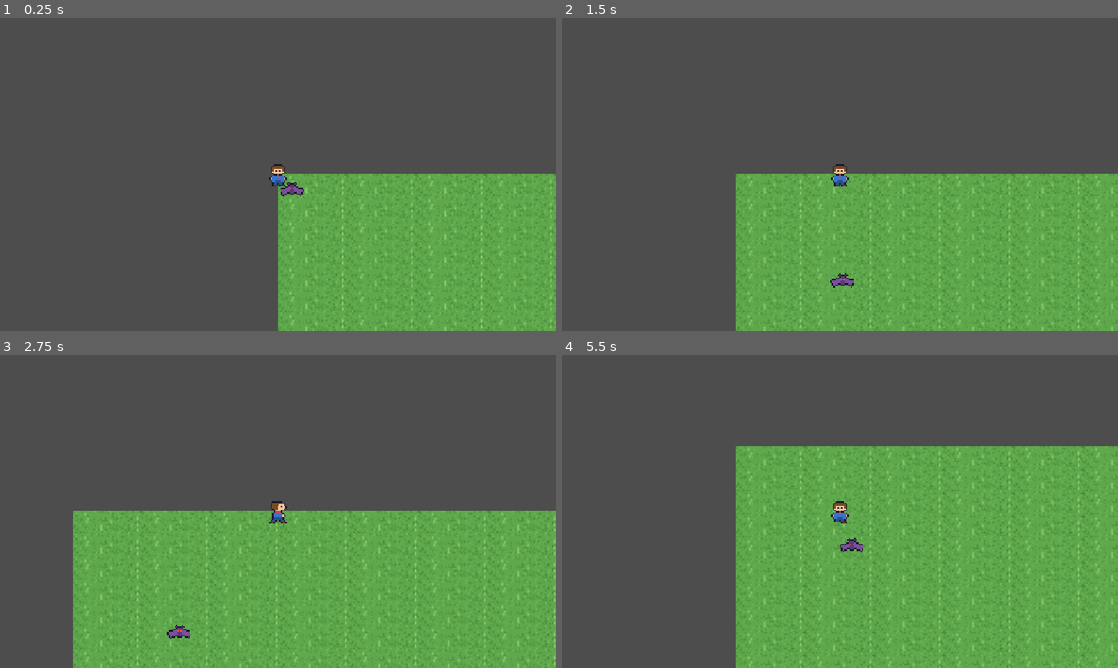
Above: before the commit, frames 1-4 (two rows, left to right).
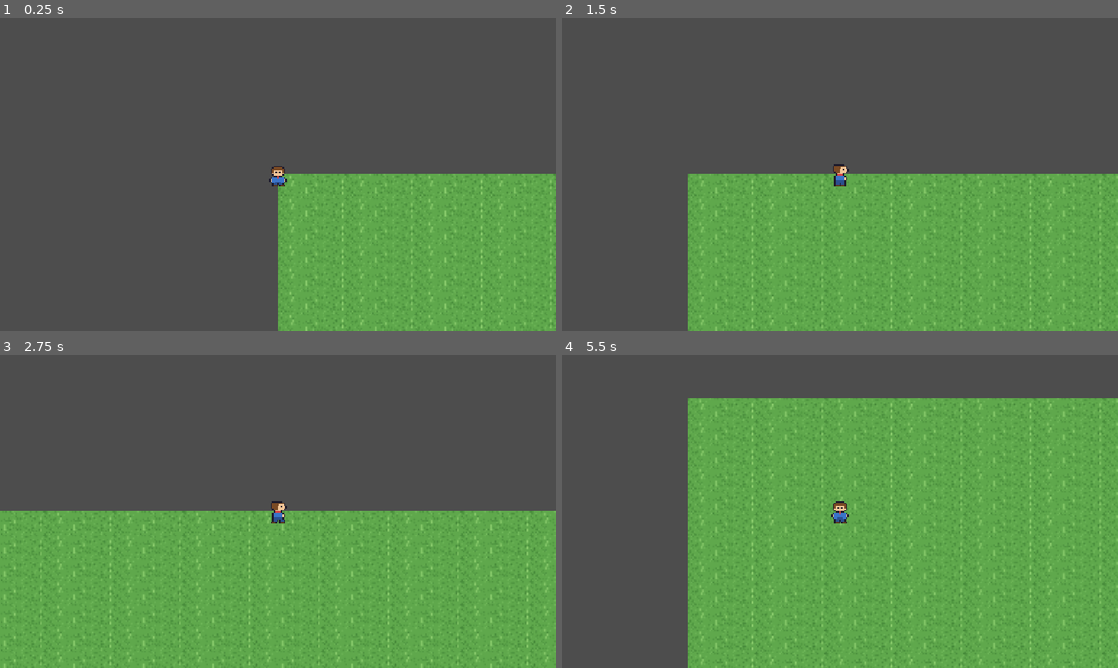
Above: after the commit, the same moments.

Repository: DarkinGhidora/Proyecto-coop
Game: Godot game, scene res://escenas/mundo.tscn
The game is run twice, just before and just after one commit, with the same random seed, the same clock (stepped at 60 frames per second) and the same inputs.
Inputs (mouse positions are in pixels of both pictures, inside the frame that each line leads up to):
- Up to frame 1 (0.25 s): no input
- Up to frame 2 (1.5 s): move the mouse to (962, 158) at 0.52 s; hold D (derecha) 0.53-1.25 s; tap Shift (impulso, bound only after the commit) at 0.6 s; click (962, 158) at 0.67 s; drag from (728, 190) to (828, 255) at 1.27 s
- Up to frame 3 (2.75 s): move the mouse to (333, 442) at 2.02 s; hold D (derecha) from 2.03 s (still down); tap Shift (impulso, bound only after the commit) at 2.1 s; click (333, 442) at 2.17 s
- Up to frame 4 (5.5 s): release D (derecha) at 2.75 s; drag from (812, 574) to (673, 464) at 2.77 s; move the mouse to (1006, 558) at 3.52 s; hold A (izquierda) 3.53-4.25 s; tap Shift (impulso, bound only after the commit) at 3.6, 5.1 s; click (1006, 558) at 3.67 s; drag from (673, 464) to (828, 592) at 4.27 s; move the mouse to (867, 511) at 5.02 s; hold S (abajo) from 5.03 s (still down); click (867, 511) at 5.17 s

The runs differ from the first frame. In frame 1, 0.2% of the frame differs, in the area x 48-55%, y 46-57%; in frame 2, 6.8%; in frame 3, 9.6%; in frame 4, 21%, in the area x 22-100%, y 13-100%.

Commit message:
Movimiento y ataques

Diff:
--- /dev/null
+++ b/Scripts/main.gd
@@ -0,0 +1,13 @@
+extends Node
+
+func _ready() -> void:
+	# Capturar el mouse dentro de la ventana del juego
+	Input.set_mouse_mode(Input.MOUSE_MODE_CAPTURED)
+
+	# Activar pantalla completa
+	get_window().mode = Window.MODE_FULLSCREEN
+
+	# Configurar el escalado de la vista
+	var viewport := get_viewport()
+	viewport.content_scale_mode = Window.CONTENT_SCALE_MODE_CANVAS_ITEMS
+	viewport.content_scale_aspect = Window.CONTENT_SCALE_ASPECT_IGNORE
--- a/Scripts/player1.gd
+++ b/Scripts/player1.gd
@@ -1,27 +1,93 @@
+
 extends CharacterBody2D
 
+const velocidad = 100.0
+const fuerza_impulso = 300.0
+const duracion_impulso = 0.15
 
-const velocidad = 100
 @onready var player = $".."
 @onready var animacion = $AnimatedSprite2D
 
+var direccion_mirada: Vector2 = Vector2.DOWN
+var impulsando: bool = false
+var tiempo_impulso: float = 0.0
+var direccion_impulso: Vector2 = Vector2.ZERO
 
-func _physics_process(_delta):
+
+func _physics_process(delta: float) -> void:
+	# Detectar la tecla del impulso
+	if Input.is_action_just_pressed("impulso") and not impulsando:
+		_iniciar_impulso()
+
+	# Ejecutar el impulso
+	if impulsando:
+		tiempo_impulso -= delta
+		player.position += direccion_impulso * fuerza_impulso * delta
+
+		if tiempo_impulso <= 0.0:
+			impulsando = false
+			_reproducir_animacion_quieto()
+
+		return
+
+	# Movimiento normal
 	if Input.is_action_pressed("izquierda"):
-		player.position.x -= _delta * velocidad
+		player.position.x -= delta * velocidad
+		direccion_mirada = Vector2.LEFT
 		animacion.play("izquierda")
+
 	elif Input.is_action_pressed("derecha"):
-		player.position.x += _delta * velocidad
+		player.position.x += delta * velocidad
+		direccion_mirada = Vector2.RIGHT
 		animacion.play("derecha")
+
 	elif Input.is_action_pressed("arriba"):
-		player.position.y -= _delta * velocidad
+		player.position.y -= delta * velocidad
+		direccion_mirada = Vector2.UP
 		animacion.play("arriba")
+
 	elif Input.is_action_pressed("abajo"):
-		player.position.y += _delta * velocidad
+		player.position.y += delta * velocidad
+		direccion_mirada = Vector2.DOWN
 		animacion.play("abajo")
+
 	else:
-		animacion.stop()
-		animacion.play("quieto_frente")
-		pass
+		# Si no se presiona ninguna dirección,
+		# mantener la animación de quieto correspondiente.
+		_reproducir_animacion_quieto()
 
 	move_and_slide()
+
+
+func _reproducir_animacion_quieto() -> void:
+	if direccion_mirada == Vector2.LEFT:
+		animacion.play("quieto_izquierda")
+
+	elif direccion_mirada == Vector2.RIGHT:
+		animacion.play("quieto_derecha")
+
+	elif direccion_mirada == Vector2.UP:
+		animacion.play("quieto_espalda")
+
+	else:
+		animacion.play("quieto_frente")
+
+
+func _iniciar_impulso() -> void:
+	# Priorizar la dirección que se está presionando.
+	var direccion := Vector2.ZERO
+
+	if Input.is_action_pressed("izquierda"):
+		direccion = Vector2.LEFT
+	elif Input.is_action_pressed("derecha"):
+		direccion = Vector2.RIGHT
+	elif Input.is_action_pressed("arriba"):
+		direccion = Vector2.UP
+	elif Input.is_action_pressed("abajo"):
+		direccion = Vector2.DOWN
+	else:
+		direccion = direccion_mirada
+
+	direccion_impulso = direccion.normalized()
+	tiempo_impulso = duracion_impulso
+	impulsando = true
--- a/escenas/mundo.tscn
+++ b/escenas/mundo.tscn
@@ -1,6 +1,7 @@
 [gd_scene format=4 uid="uid://c3ev30c3te53g"]
 
 [ext_resource type="Texture2D" uid="uid://ewg12sgvotm" path="res://tileassets/tileassets.png" id="1_cdbbl"]
+[ext_resource type="Script" uid="uid://no88cr4wybbk" path="res://Scripts/main.gd" id="1_v12yk"]
 [ext_resource type="PackedScene" uid="uid://bmk2bk6dwubsi" path="res://escenas/player_1.tscn" id="2_6wjgb"]
 [ext_resource type="PackedScene" uid="uid://bqrjy8pene4v3" path="res://escenas/murcielagos.tscn" id="3_glrvs"]
 
@@ -247,6 +248,7 @@
 sources/0 = SubResource("TileSetAtlasSource_6wjgb")
 
 [node name="Mundo" type="Node2D" unique_id=458750883]
+script = ExtResource("1_v12yk")
 
 [node name="Suelo" type="TileMapLayer" parent="." unique_id=1720125288]
 tile_map_data = PackedByteArray("AAAAAAAAAAAAAAAAAAABAAAAAAABAAAAAAACAAAAAAACAAAAAAAAAAEAAAAAAAAAAAABAAEAAAABAAAAAAACAA …(47152 unchanged characters)…
@@ -255,4 +257,4 @@
 [node name="player1" parent="." unique_id=1950890555 instance=ExtResource("2_6wjgb")]
 
 [node name="Murcielagos" parent="." unique_id=812348023 instance=ExtResource("3_glrvs")]
-position = Vector2(63, 56)
+position = Vector2(499, 316)
--- a/escenas/player_1.tscn
+++ b/escenas/player_1.tscn
@@ -268,7 +268,7 @@
 [node name="AnimatedSprite2D" type="AnimatedSprite2D" parent="CharacterBody2D" unique_id=1327313456]
 texture_filter = 1
 sprite_frames = SubResource("SpriteFrames_bhunq")
-animation = &"izquierda"
+animation = &"quieto_frente"
 
 [node name="CollisionShape2D" type="CollisionShape2D" parent="CharacterBody2D" unique_id=1352360590]
 position = Vector2(0, 7)
--- a/project.godot
+++ b/project.godot
@@ -51,6 +51,16 @@
 "events": [Object(InputEventKey,"resource_local_to_scene":false,"resource_name":"","device":-1,"window_id":0,"alt_press …(192 unchanged characters)…
 ]
 }
+impulso={
+"deadzone": 0.2,
+"events": [Object(InputEventKey,"resource_local_to_scene":false,"resource_name":"","device":-1,"window_id":0,"alt_pressed":false,"shift_pressed":false,"ctrl_pressed":false,"meta_pressed":false,"pressed":false,"keycode":0,"physical_keycode":4194325,"key_label":0,"unicode":0,"location":0,"echo":false,"script":null)
+]
+}
+ataque={
+"deadzone": 0.2,
+"events": [Object(InputEventKey,"resource_local_to_scene":false,"resource_name":"","device":-1,"window_id":0,"alt_pressed":false,"shift_pressed":false,"ctrl_pressed":false,"meta_pressed":false,"pressed":false,"keycode":0,"physical_keycode":32,"key_label":0,"unicode":32,"location":0,"echo":false,"script":null)
+]
+}
 
 [physics]
 
Not shown, added: Scripts/main.gd.uid
